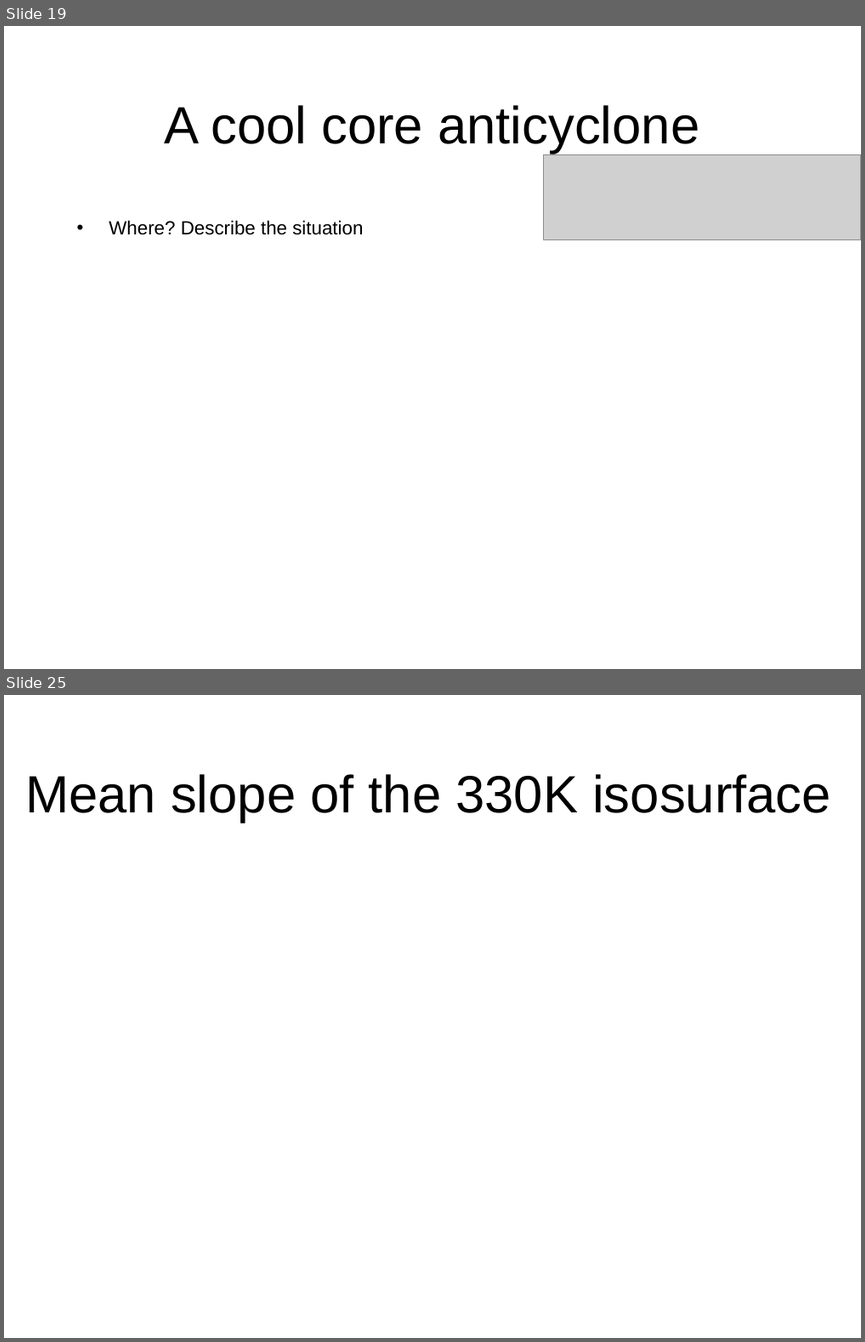
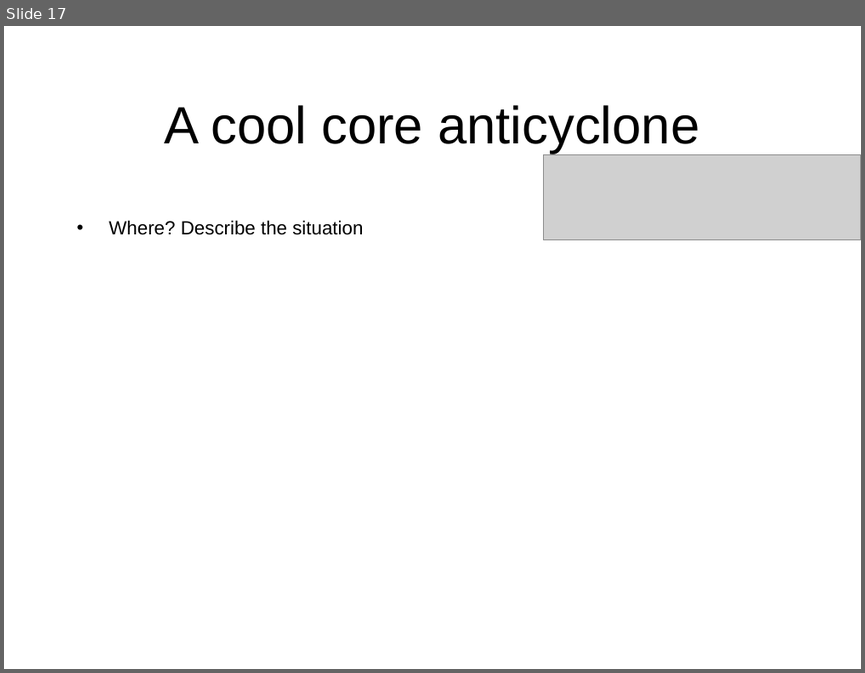
Before and after one commit to ATMOcanes/ATM651_2020, a slide deck: Class_sessions/2020_Warm-coolCore_Vortices.pptx. Shown one above the other, each under a label of ours: slides 19 and 25 before the commit, slide 17 after it; the slides between them are not shown. The pictures are 865x1342 and 865x673 pixels, drawn with LibreOffice and Linux fonts; fonts in the diff are those of the drawing; grey boxes stand for pictures. Boxes give left, top, right and bottom in pixels: in the first picture for what was removed or moved away, otherwise in the second. Text is boxed around its words. In the diff, an @@ line names an element or a change of style, - is before the commit and + after.

```diff
--- a/Class_sessions/2020_Warm-coolCore_Vortices.pptx
+++ b/Class_sessions/2020_Warm-coolCore_Vortices.pptx
@@ slide 25 removed at (x1=4, y1=695, x2=861, y2=1338), background #FFFFFF @@
@@ title removed at (x1=25, y1=774, x2=831, y2=822) @@
-Mean slope of the 330K isosurface
@@ what was slide 19 is now slide 17 @@
```
Also in this commit, not shown: 13 other slides removed, 2 other files.
